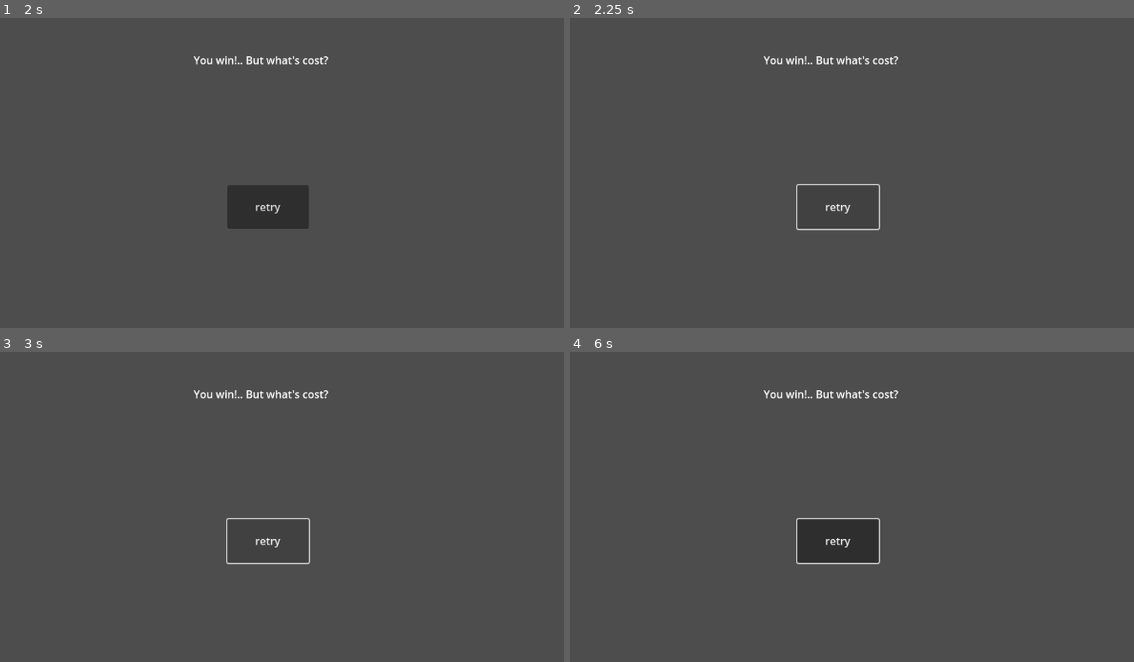
Above: before the commit, frames 1-4 (two rows, left to right).
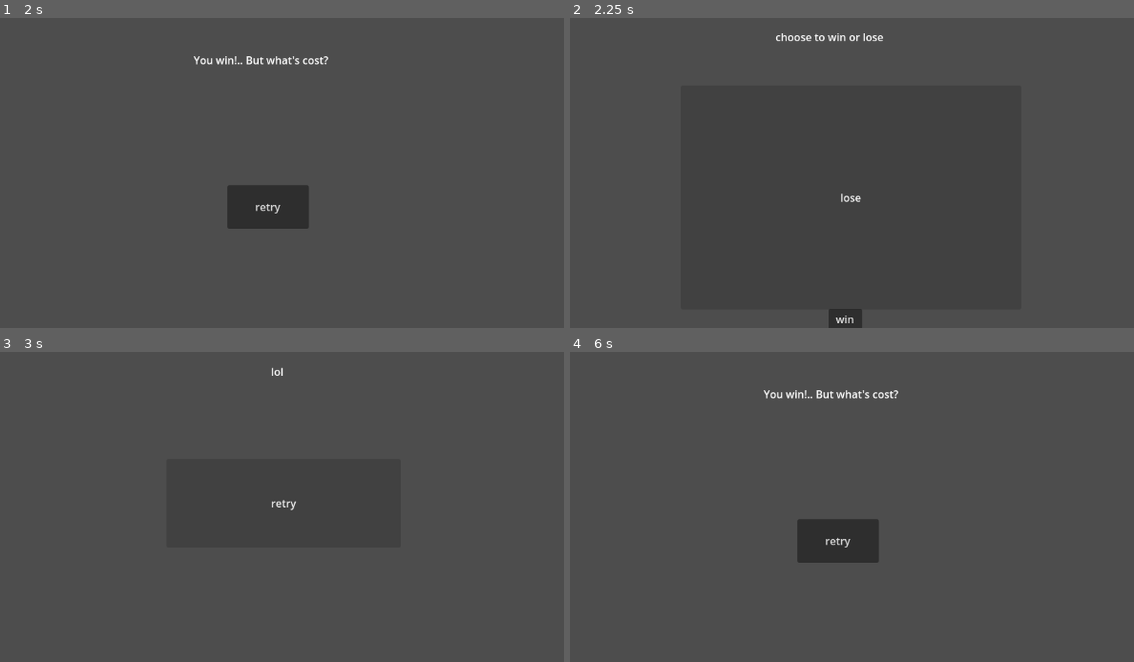
Above: after the commit, the same moments.

Repository: FlameFox666/screen_changer
Game: Godot game, scene res://startscreen.tscn
The game is run twice, just before and just after one commit, with the same random seed, the same clock (stepped at 60 frames per second) and the same inputs.
Inputs (mouse positions are in pixels of both pictures, inside the frame that each line leads up to):
- Up to frame 1 (2 s): click "Start" at 0.5 s; click "win" at 1.25 s
- Up to frame 2 (2.25 s): click "retry" at 2 s
- Up to frame 3 (3 s): click (270, 541) at 2.75 s, where only the run before the commit has a clickable "retry"
- Up to frame 4 (6 s): click "retry" at 3.5 s; click (852, 531) at 4.25 s, where only the run after the commit has a clickable "lose"; click "retry" at 5 s; click (846, 652) at 5.75 s, where only the run after the commit has a clickable "win"

Frame 1 is identical in both runs. In frame 2, 1.3% of the frame differs, in the area x 34-59%, y 4-100%; in frame 3, 0.7%; in frame 4, 0.3%.

Commit message:
add: finish

Diff:
--- /dev/null
+++ b/losescreen.gd
@@ -0,0 +1,4 @@
+extends Node2D
+
+func _on_button_button_down() -> void:
+	get_tree().change_scene_to_file("res://gamescreen.tscn")
--- a/losescreen.tscn
+++ b/losescreen.tscn
@@ -1,6 +1,9 @@
-[gd_scene format=3 uid="uid://sjvetd07376j"]
+[gd_scene load_steps=2 format=3 uid="uid://sjvetd07376j"]
+
+[ext_resource type="Script" uid="uid://b8gag8ub6o6fr" path="res://losescreen.gd" id="1_g3uia"]
 
 [node name="lose" type="Node2D"]
+script = ExtResource("1_g3uia")
 
 [node name="Label" type="Label" parent="."]
 offset_left = 584.0
@@ -16,3 +19,5 @@
 offset_bottom = 475.0
 text = "retry
 "
+
+[connection signal="button_down" from="Button" to="." method="_on_button_button_down"]
--- /dev/null
+++ b/winscreen.gd
@@ -0,0 +1,4 @@
+extends Node2D
+
+func _on_button_button_down() -> void:
+	get_tree().change_scene_to_file("res://gamescreen.tscn")
--- a/winscreen.tscn
+++ b/winscreen.tscn
@@ -1,6 +1,9 @@
-[gd_scene format=3 uid="uid://dimub01iiryjd"]
+[gd_scene load_steps=2 format=3 uid="uid://dimub01iiryjd"]
+
+[ext_resource type="Script" uid="uid://22pp0igpl2xj" path="res://winscreen.gd" id="1_y55kr"]
 
 [node name="win" type="Node2D"]
+script = ExtResource("1_y55kr")
 
 [node name="Button" type="Button" parent="."]
 offset_left = 518.0
@@ -16,3 +19,5 @@
 offset_right = 681.0
 offset_bottom = 285.0
 text = "You win!.. But what's cost?"
+
+[connection signal="button_down" from="Button" to="." method="_on_button_button_down"]
Not shown, added: losescreen.gd.uid
Not shown, added: winscreen.gd.uid
